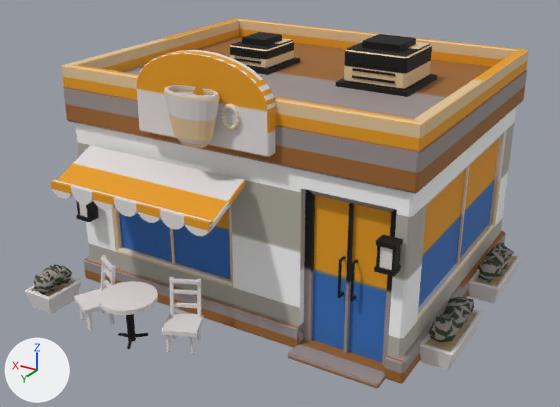
Two versions of the FBX model Assets/_ProtoType_Merge/DH/AlphaAsset/AIAsset/Building/JC_Mod/BGStore002_JC.fbx, one commit apart.
Before and after are seen from a 50 mm lens placed at (-7.95, 13.87, 9.06), pointed at (0.29, 0.14, 2.19). The lights are fixed; the arrows at lower left show +X, +Y and +Z. The older version comes first. Where no turn or scale is listed for an object, it has been applied to the vertices. Vertices at exactly the same position are counted once.

The first picture shows 'BGStore002_JC'.
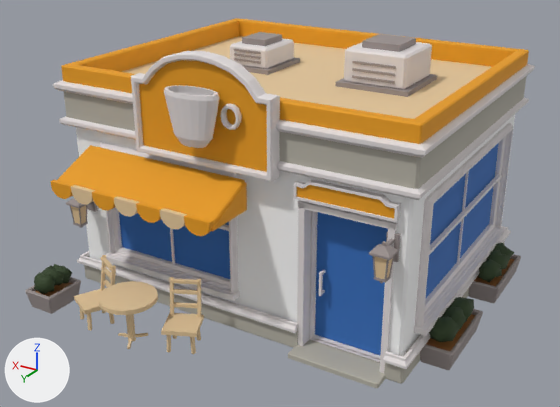
Where the change shows, as pixel boxes [x1, y1, x2, y2] in the pictures (560 x 407 px):
'BGStore002_JC', surface changed, reshaped
    before: [25, 18, 529, 389]
    after: [25, 18, 535, 389]
part 1 of me_bgstore002_jc_001, added
    after: [106, 252, 240, 301]
part 2 of me_bgstore002_jc_001, added
    after: [414, 227, 507, 336]
part 3 of me_bgstore002_jc_001, added
    after: [386, 232, 401, 262]
part 4 of me_bgstore002_jc_001, added
    after: [373, 275, 391, 283]
part 5 of me_bgstore002_jc_001, added
    after: [87, 202, 97, 212]
part 6 of me_bgstore002_jc_001, added (mostly hidden)
    after: [219, 224, 229, 231]
part 7 of me_bgstore002_jc_001, added
    after: [429, 174, 502, 255]
part 8 of me_bgstore002_jc_001, added (blue)
    after: [315, 212, 388, 355]
part 9 of me_bgstore002_jc_001, added
    after: [379, 224, 396, 373]
part 10 of me_bgstore002_jc_001, added
    after: [297, 203, 312, 346]
part 11 of me_bgstore002_jc_001, added
    after: [298, 200, 398, 230]
part 12 of me_bgstore002_jc_001, added (mostly hidden)
    after: [317, 335, 379, 360]
part 13 of me_bgstore002_jc_001, added
    after: [319, 271, 323, 296]
part 14 of me_bgstore002_jc_001, rebuilt
    before: [303, 190, 397, 366]
    after: [310, 211, 380, 362]
part 15 of me_bgstore002_jc_001, deleted
    before: [312, 195, 391, 362]
part 16 of me_bgstore002_jc_001, built on
    before: [76, 50, 403, 388]
    after: [53, 51, 535, 388]
part 17 of me_bgstore002_jc_001, surface changed
    both: [25, 18, 529, 389]

Diff of the bpy script that builds the scene:
```diff
--- a/Assets/_ProtoType_Merge/DH/AlphaAsset/AIAsset/Building/JC_Mod/BGStore002_JC.fbx.py
+++ b/Assets/_ProtoType_Merge/DH/AlphaAsset/AIAsset/Building/JC_Mod/BGStore002_JC.fbx.py
@@ mat_bgstore002_jc @@
 mat_bgstore002_jc = principled_material('BGStore002_JC')
-mat_bgstore002_jc.texture = img_bgstore002_palette_png
+mat_bgstore002_jc.texture = img_bgstore002_palette_png  # with its transparency
 mat_bgstore002_jc.roughness = 0.78
@@ me_bgstore002_jc_001 @@
-me_bgstore002_jc_001.from_pydata(...)  # 1673 vertices, 3030 faces; spans x -4.31..4.74, y -4.65..4.17, z 0.0..5.94
+me_bgstore002_jc_001.from_pydata(...)  # 2167 vertices, 3946 faces; spans x -4.31..4.74, y -4.77..4.17, z 0.0..5.94
+# me_bgstore002_jc_001 part 1: a new loose piece, a box spanning x 0.14..3.74, y 2.01..2.28, z 0.79..0.91, in mat_bgstore002_jc (picture img_bgstore002_palette_png)
+# me_bgstore002_jc_001 part 2: a new loose piece, a box spanning x -3.79..-3.5, y -3.99..1.45, z 0.79..0.91, in mat_bgstore002_jc (picture img_bgstore002_palette_png)
+# me_bgstore002_jc_001 part 3: a new loose piece, a box spanning x -3.35..-3.11, y 1.99..2.1, z 2.56..3.1, in mat_bgstore002_jc (picture img_bgstore002_palette_png)
+# me_bgstore002_jc_001 part 4: a new loose piece, a box spanning x -3.35..-3.11, y 2.365..2.575, z 2.37..2.42, in mat_bgstore002_jc (picture img_bgstore002_palette_png)
+# me_bgstore002_jc_001 part 5: a new loose piece, a box spanning x 4.03..4.27, y 1.99..2.1, z 1.88..2.42, in mat_bgstore002_jc (picture img_bgstore002_palette_png)
+# me_bgstore002_jc_001 part 6: a new loose piece, a box spanning x 0.3..3.58, y 1.955..2.045, z 2.26..2.34, in mat_bgstore002_jc (picture img_bgstore002_palette_png)
+# me_bgstore002_jc_001 part 7: a new loose piece, a box spanning x -3.545..-3.455, y -3.83..1.29, z 2.26..2.34, in mat_bgstore002_jc (picture img_bgstore002_palette_png)
+# me_bgstore002_jc_001 part 8: a new loose piece, a box spanning x -3.081..-1.479, y 1.62..1.665, z 0.18..3.12, in mat_bgstore002_jc (picture img_bgstore002_palette_png)
+# me_bgstore002_jc_001 part 9: a new loose piece, a box spanning x -3.26..-3.13, y 1.73..2.1, z 0.06..3.28, in mat_bgstore002_jc (picture img_bgstore002_palette_png)
+# me_bgstore002_jc_001 part 10: a new loose piece, a box spanning x -1.42..-1.29, y 1.73..2.1, z 0.06..3.28, in mat_bgstore002_jc (picture img_bgstore002_palette_png)
+# me_bgstore002_jc_001 part 11: a new loose piece, a box spanning x -3.28..-1.28, y 1.71..2.1, z 3.18..3.3, in mat_bgstore002_jc (picture img_bgstore002_palette_png)
+# me_bgstore002_jc_001 part 12: a new loose piece, a box spanning x -3.18..-1.38, y 1.58..1.79, z 0.11..0.16, in mat_bgstore002_jc (picture img_bgstore002_palette_png)
+# me_bgstore002_jc_001 part 13: a new loose piece, a box spanning x -1.7..-1.645, y 1.815..1.865, z 1.25..1.78, in mat_bgstore002_jc (picture img_bgstore002_palette_png)
+# me_bgstore002_jc_001 part 14: the loose piece of 40 vertices spanning x -3.25..-1.31, y 1.66..1.87, z 0.06..3.55 is rebuilt with 32 vertices and now spans x -3.16..-1.4, y 1.67..1.84, z 0.1..3.19
+# me_bgstore002_jc_001 part 15: 8 loose pieces with 64 vertices, spanning x -3.08..-1.48, y 1.74..1.98, z 0.1..3.4, are deleted
+# me_bgstore002_jc_001 part 16: 13 vertices moved from x -3.27..0.73, y 1.64..2.37, z 0.0..5.94 to x -3.27..0.73, y 1.52..2.39, z 0.0..5.94; 174 vertices removed from x -3.42..4.34, y 1.97..2.39, z 1.74..5.93; 532 vertices added at x -3.77..4.73, y -4.77..3.36, z 0.06..5.91
+# me_bgstore002_jc_001 part 17: 2530 kept faces spanning x -4.31..4.74, y -4.65..4.17, z 0.0..5.71 get new texture (UV) coordinates
+# other edits to the shape of me_bgstore002_jc_001 do not show in these pictures
 me_bgstore002_jc_001.materials.append(mat_bgstore002_jc)
```
